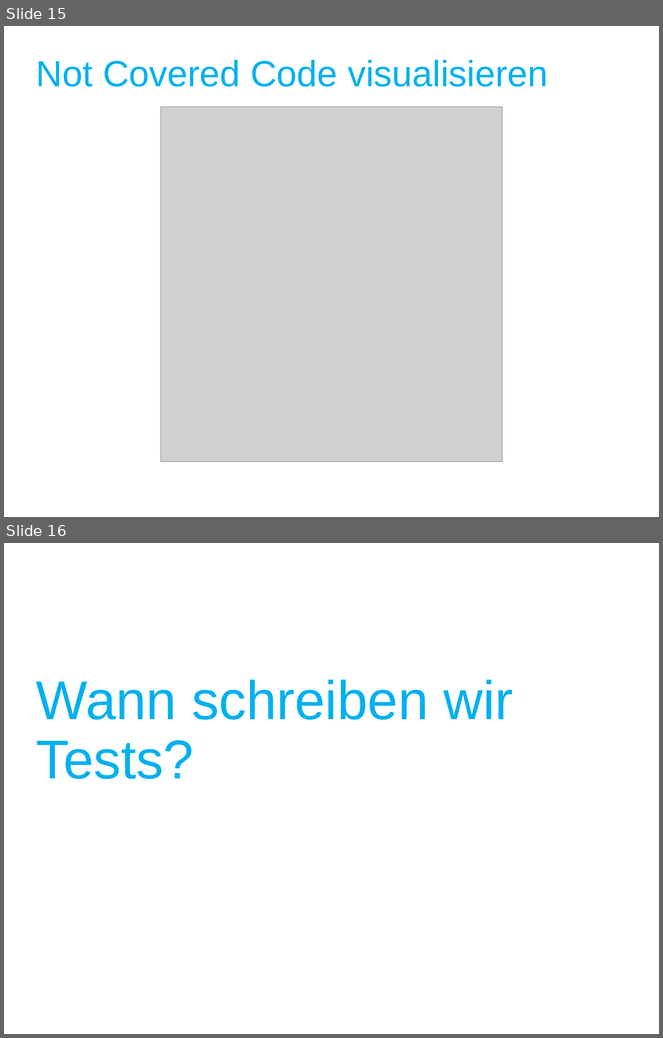
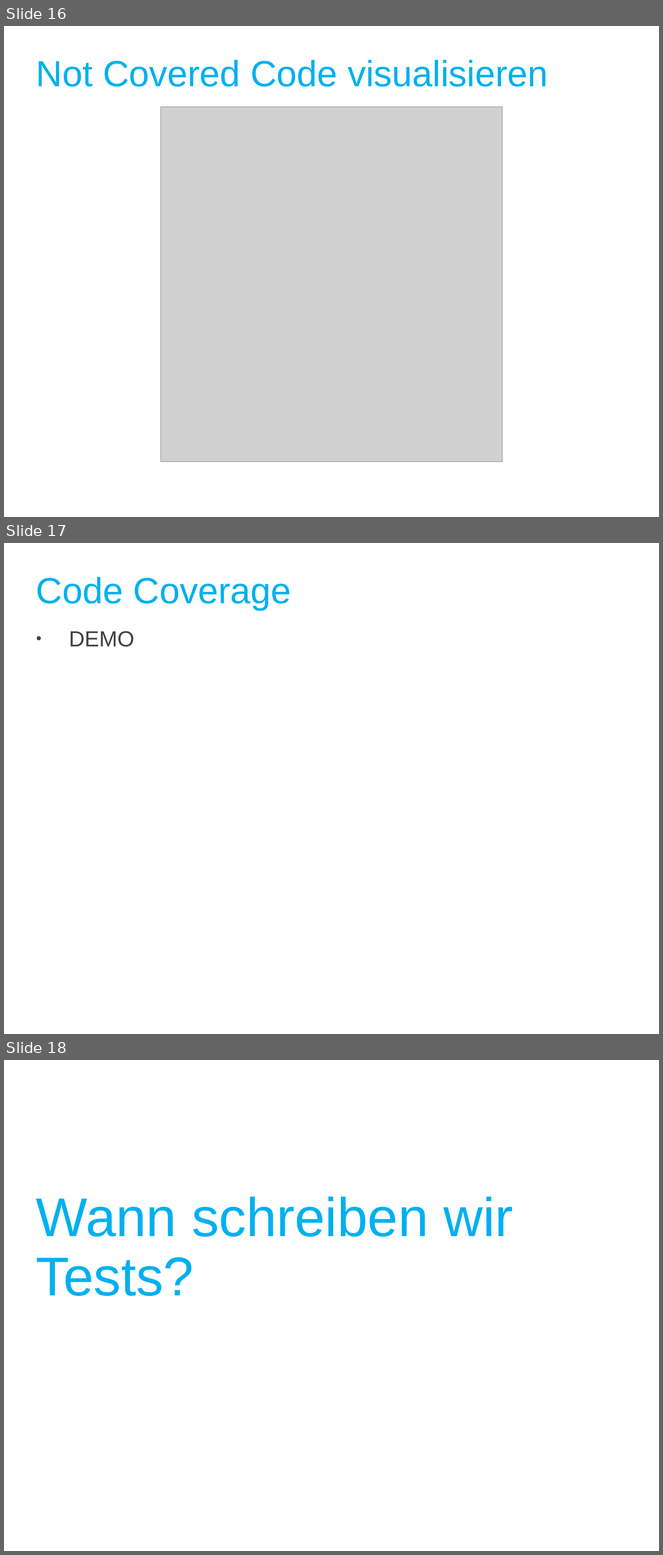
Before and after one commit to darius-sadeghi/DevTrain_Unittests, a slide deck: UnitTests_DevTrain.pptx. Shown one above the other, each under a label of ours: slides 15 and 16 before the commit, slides 16, 17 and 18 after it. The pictures are 663x1038 and 663x1555 pixels, drawn with LibreOffice and Linux fonts; fonts in the diff are those of the drawing; grey boxes stand for pictures; background and template pictures are left out. Boxes give left, top, right and bottom in pixels: in the first picture for what was removed or moved away, otherwise in the second. Text is boxed around its words. In the diff, an @@ line names an element or a change of style, - is before the commit and + after.

```diff
--- a/UnitTests_DevTrain.pptx
+++ b/UnitTests_DevTrain.pptx
@@ slide 17 added at [4, 543, 659, 1034], background picture (left out) @@
@@ title added at [36, 577, 292, 610], 33.3 pt, text #00B0F0 @@
+Code Coverage
@@ text added at [69, 631, 135, 647], 20 pt, text #404040 @@
+• DEMO
@@ what was slide 15 is now slide 16 @@
@@ what was slide 16 is now slide 18 @@
```
Also in this commit, not shown: 2 slides changed, 4 other slides added, 2 other files.
